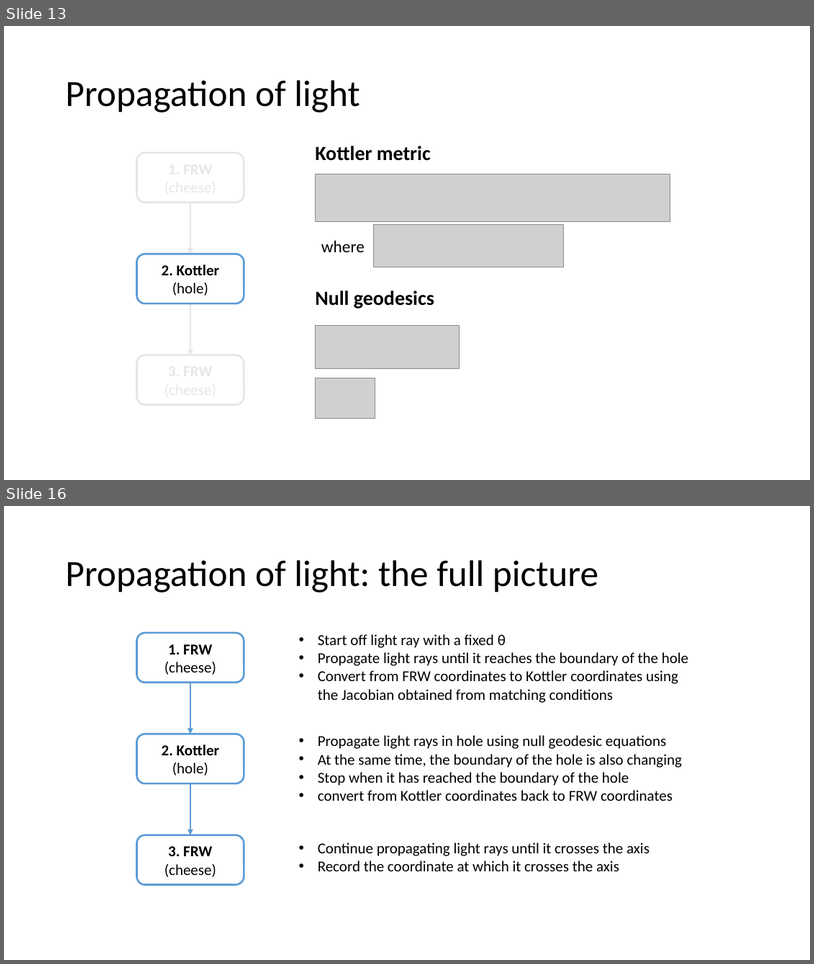
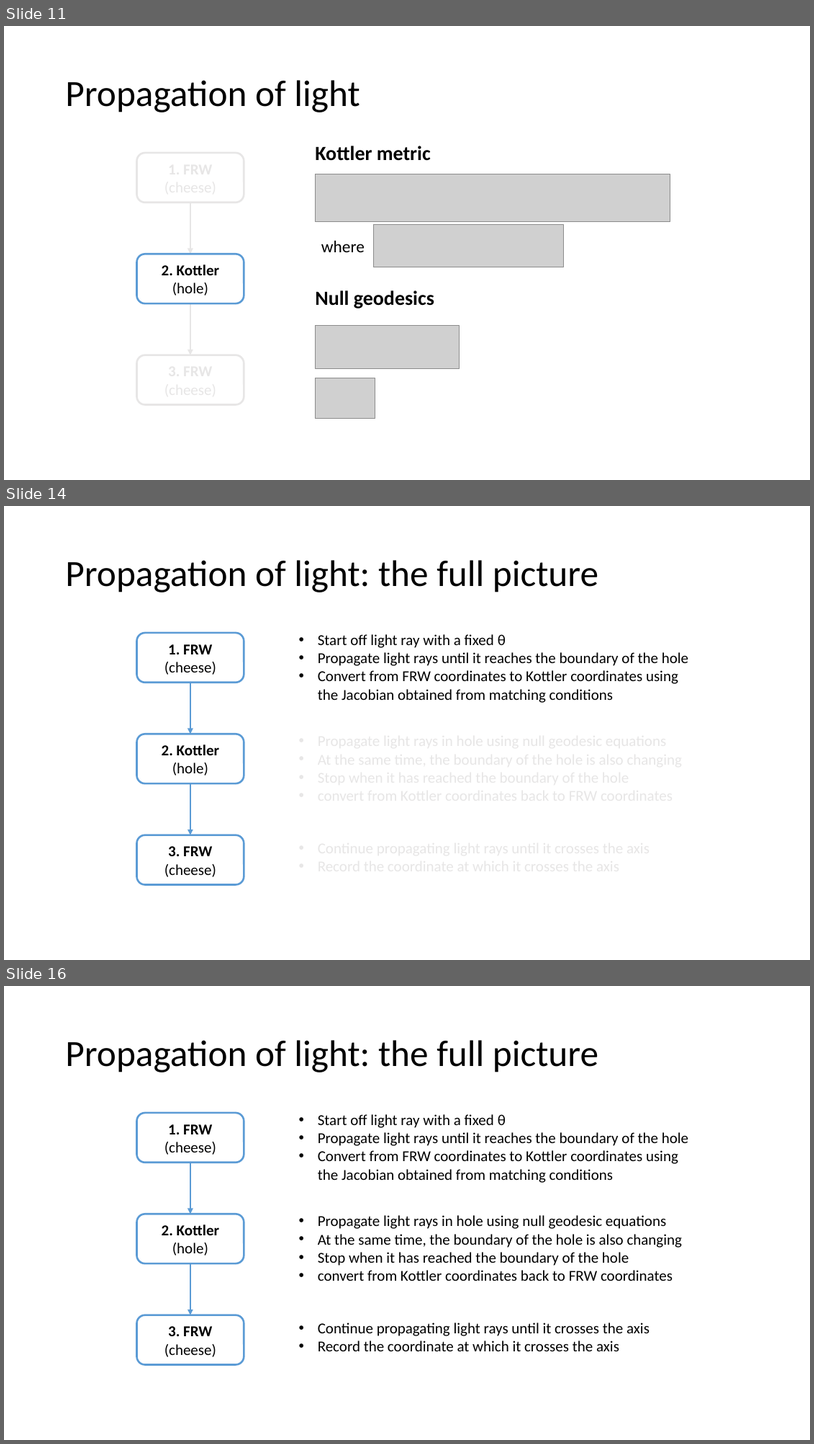
Before and after one commit to lingxz/lightbending, a slide deck: presentation2.pptx. Shown one above the other, each under a label of ours: slides 13 and 16 before the commit, slides 11, 14 and 16 after it; the slides between them are not shown. The pictures are 814x964 and 814x1444 pixels, drawn with LibreOffice and Linux fonts; fonts in the diff are those of the drawing; grey boxes stand for pictures. Boxes give left, top, right and bottom in pixels: in the first picture for what was removed or moved away, otherwise in the second. Text is boxed around its words. In the diff, an @@ line names an element or a change of style, - is before the commit and + after.

```diff
--- a/presentation2.pptx
+++ b/presentation2.pptx
@@ slide 14 added at box(4, 506, 810, 960), background #FFFFFF @@
@@ title added at box(65, 560, 599, 592), 44 pt, text #000000 @@
+Propagation of light: the full picture
@@ rounded rectangle added at box(137, 633, 244, 682), fill #FFFFFF, outline #5B9BD5 2.25 pt, 18 pt, text #000000 @@
+1. FRW (cheese)
@@ text added at box(318, 634, 689, 703), 18 pt, text #000000 @@
+  • Start off light ray with a fixed θ
+  • Propagate light rays until it reaches the boundary of the hole
+  • Convert from FRW coordinates to Kottler coordinates using the Jacobian obtained from matching conditions
@@ arrow added from (190, 682) to (190, 734), #5B9BD5 2.25 pt @@
@@ rounded rectangle added at box(137, 734, 244, 784), fill #FFFFFF, outline #5B9BD5 2.25 pt, 18 pt, text #000000, bold @@
+2. Kottler (hole)
@@ arrow added from (190, 784) to (190, 835), #5B9BD5 2.25 pt @@
@@ rounded rectangle added at box(137, 835, 244, 885), fill #FFFFFF, outline #5B9BD5 2.25 pt, 18 pt, text #000000 @@
+3. FRW (cheese)
@@ what was slide 13 is now slide 11 @@
```
Also in this commit, not shown: 8 slides changed, 4 other slides added, 2 slides removed, 18 other files.
